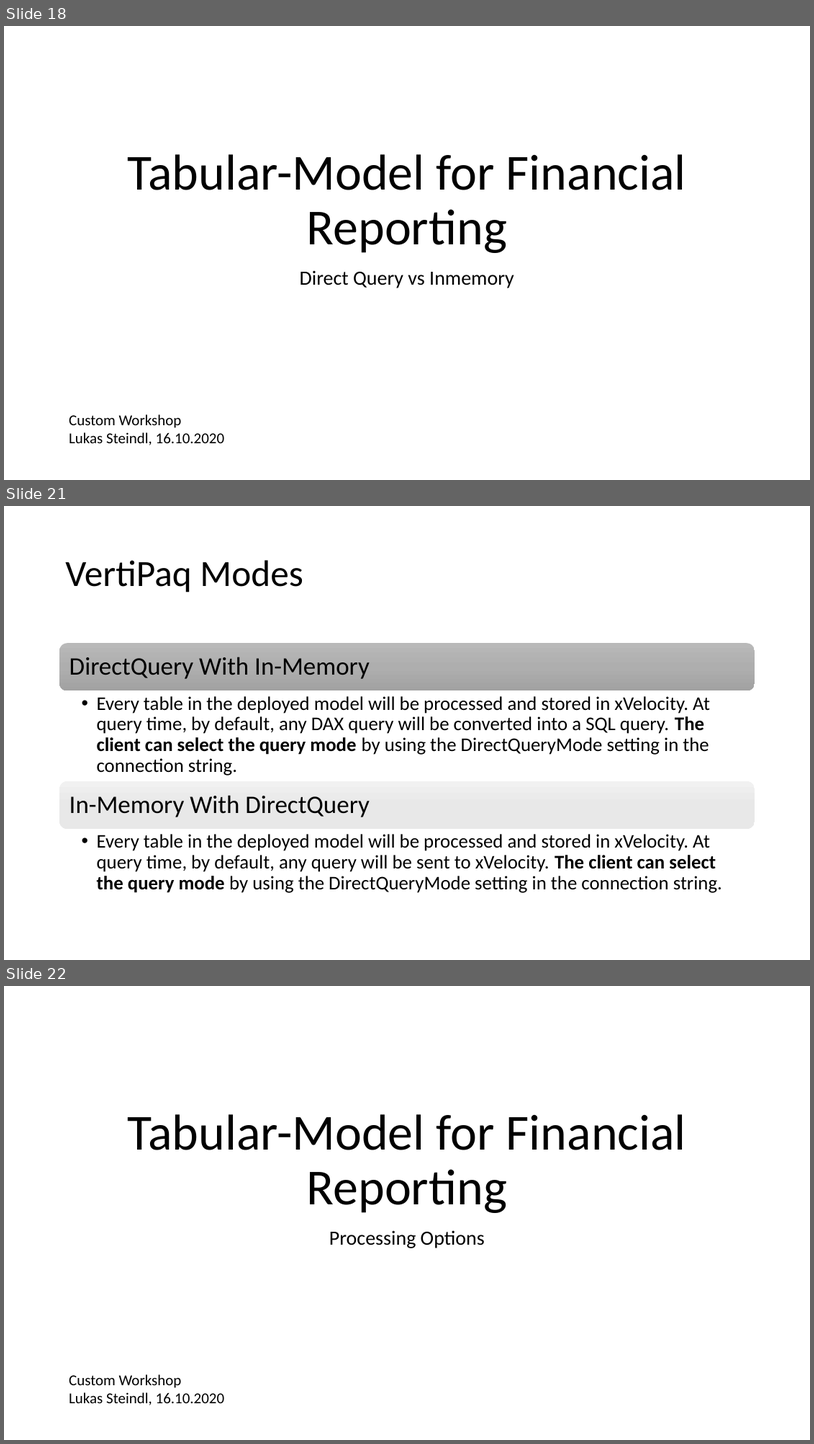
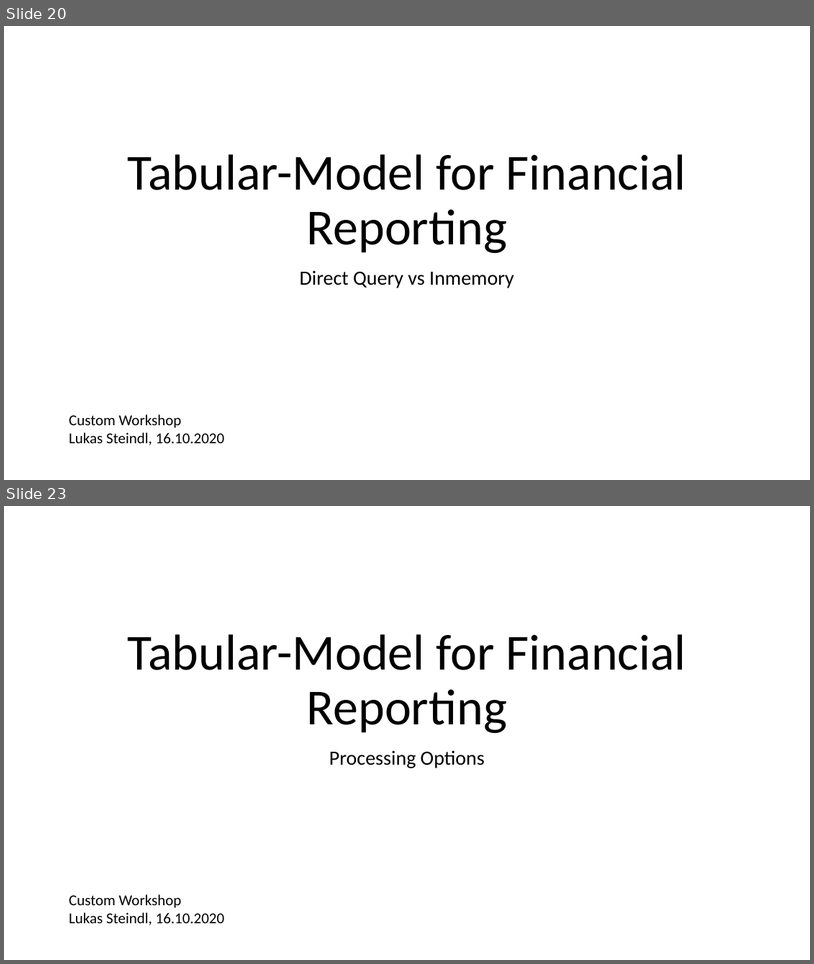
Before and after one commit to LukasSteindl/tabularmodelforfinance, a slide deck: Slides.pptx. Shown one above the other, each under a label of ours: slides 18, 21 and 22 before the commit, slides 20 and 23 after it; the slides between them are not shown. The pictures are 814x1444 and 814x964 pixels, drawn with LibreOffice and Linux fonts; fonts in the diff are those of the drawing. Boxes give left, top, right and bottom in pixels: in the first picture for what was removed or moved away, otherwise in the second. Text is boxed around its words. In the diff, an @@ line names an element or a change of style, - is before the commit and + after.

Commit message:
added row level security für sql side and slides to for inmemory and direct query

```diff
--- a/Slides.pptx
+++ b/Slides.pptx
@@ slide 21 removed at (x1=4, y1=506, x2=810, y2=960), background #FFFFFF @@
@@ title removed at (x1=65, y1=560, x2=303, y2=592) @@
-VertiPaq Modes
@@ group removed at (x1=59, y1=643, x2=756, y2=893): 4 texts, 2 rounded rectangles @@
-DirectQuery With In-Memory
-  • Every table in the deployed model will be processed and stored in xVelocity. At query time, by default, any DAX query will be converted into a SQL query. The client can select the query mode by using the DirectQueryMode setting in the connection string.
-In-Memory With DirectQuery
-  • Every table in the deployed model will be processed and stored in xVelocity. At query time, by default, any query will be sent to xVelocity. The client can select the query mode by using the DirectQueryMode setting in the connection string.
@@ what was slide 18 is now slide 20 @@
@@ what was slide 22 is now slide 23 @@
```
Also in this commit, not shown: 4 slides changed, 3 slides added, 1 other slide removed, 1 other file.
